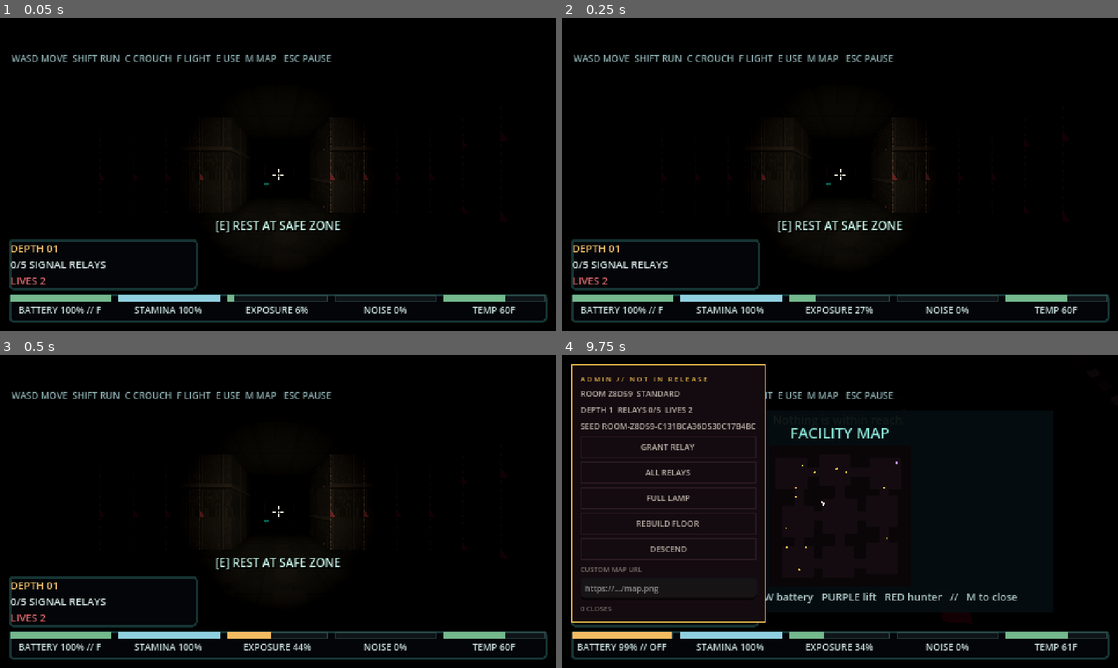
Above: before the commit, frames 1-4 (two rows, left to right).
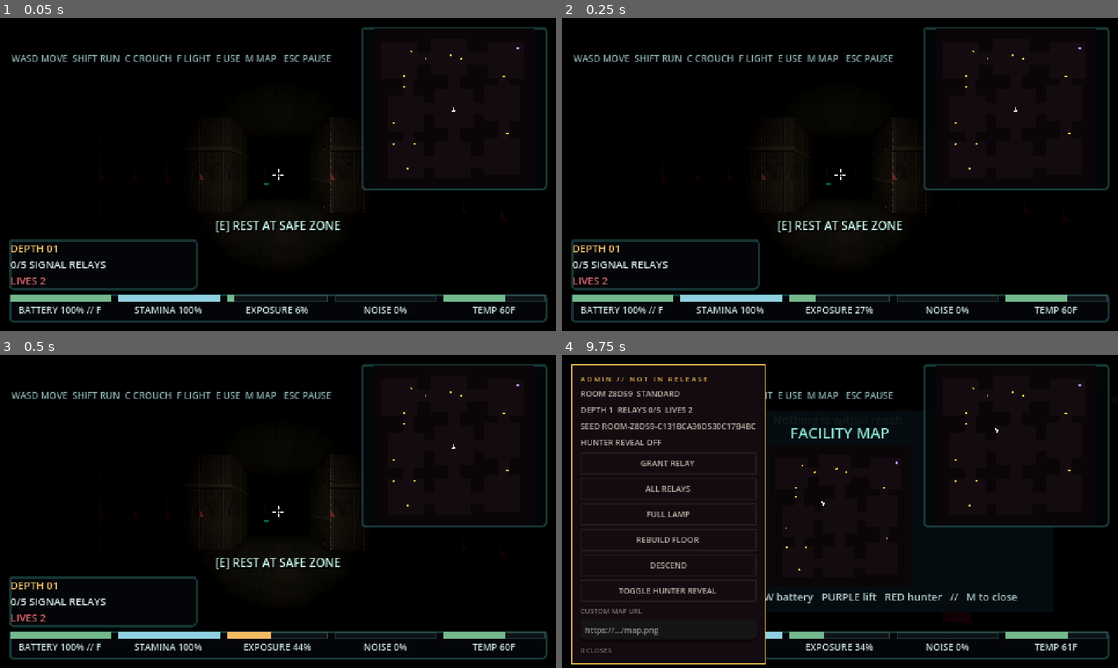
Above: after the commit, the same moments.

Repository: KyttuXD/LastRouteGodot
Game: Godot game, scene res://scenes/main_3d.tscn
Two runs of this game, one before a commit and one after it. Both use one fixed random seed, a clock stepped at 60 frames per second and the inputs below. This scene is started directly instead of the project's main scene.
Inputs (mouse positions are in pixels of both pictures, inside the frame that each line leads up to):
- Up to frame 1 (0.05 s): no input
- Up to frame 2 (0.25 s): no input
- Up to frame 3 (0.5 s): no input
- Up to frame 4 (9.75 s): tap Enter at 0.5, 5, 6.5 s; move the mouse to (867, 511) at 0.52 s; hold C (crouch) 0.53-1.28 s; hold W (move_up) 0.53-5.78 s; click (867, 511) at 0.67 s; move the mouse to (812, 511) at 1.27 s; tap F (flashlight) at 1.35 s; move the mouse to (851, 505) at 2.02 s; hold E (interact) 2.03-2.78 s; move the mouse to (834, 517) at 2.77 s; tap B (office_breaker) at 2.85 s; click (834, 517) at 2.92 s; tap Space at 3.5, 5.75, 8 s; move the mouse to (878, 514) at 3.52 s; tap L (office_desk_light) at 3.6 s; tap M (toggle_map) at 4.15 s; move the mouse to (795, 508) at 4.27 s; tap R (office_radio) at 4.35 s; move the mouse to (845, 511) at 5.02 s; tap Q (office_rear_flash) at 5.1 s; click (845, 511) at 5.17 s; move the mouse to (817, 505) at 5.77 s; hold D (move_right) 5.78-6.53 s; tap N (office_reboot) at 5.85 s; move the mouse to (867, 511) at 6.52 s; hold W (move_up) 6.53-8.78 s; tap V (office_vent) at 6.6 s; move the mouse to (812, 511) at 7.27 s; tap Shift (sprint) at 7.35 s; click (812, 511) at 7.42 s; move the mouse to (851, 505) at 8.02 s; tap 1 at 8.1 s; move the mouse to (834, 517) at 8.77 s; hold A (move_left) 8.78-9.53 s; tap 4 at 8.85 s; move the mouse to (878, 514) at 9.52 s; hold W (move_up) from 9.53 s (still down); tap 0 at 9.6 s; click (878, 514) at 9.67 s

The runs differ from the first frame. In frame 1, 0.8% of the frame differs, in the area x 65-99%, y 2-56%; in frame 2, 0.8%; in frame 3, 0.8%; in frame 4, 4.7%, in the area x 1-99%, y 2-99%.

Commit message:
Add a persistent minimap alongside the full map, and an admin hunter reveal
The facility map used to be fullscreen-only, toggled entirely on/off by
M -- there was no always-on minimap to navigate by, only an all-or-nothing
window. Added a small persistent panel in the HUD's top-right corner
(reusing FacilityMap, already built as a standalone widget) that redraws
every frame regardless of whether the big map is open.

It deliberately never shows hunters, even though the big map does: giving
up peripheral vision to see them is the original's whole trade for reading
the map, and a permanent widget that showed them for free would erase it
outright (this matters concretely for Porcelle, who is invisible in the
room and visible only here). HUD.update_minimap()/update_map() are now two
calls: the minimap always runs, the fullscreen one stays gated on
map_is_open() like before.

main_3d.gd's _map_marks() takes an `include_inactive` flag, wired to a new
"TOGGLE HUNTER REVEAL" admin action -- when on, BOTH maps show every
hunter, active or not (a route hunter still waiting on the relay schedule,
a special still waiting on her own wake condition), which is what "admin
menu should pinpoint all hunters" meant: normal play never sees this,
debugging always can.

Full 14-suite run clean 2x.

Co-Authored-By: Claude Sonnet 5 <noreply@anthropic.com>

Diff:
--- a/scenes/hud.tscn
+++ b/scenes/hud.tscn
@@ -381,3 +381,23 @@
 anchor_bottom = 1.0
 mouse_filter = 2
 script = ExtResource("2_crosshair")
+
+[node name="MinimapPanel" type="PanelContainer" parent="."]
+layout_mode = 1
+anchors_preset = 3
+anchor_left = 1.0
+anchor_top = 0.0
+anchor_right = 1.0
+anchor_bottom = 0.0
+offset_left = -168
+offset_top = 8
+offset_right = -8
+offset_bottom = 148
+grow_horizontal = 0
+theme_override_styles/panel = SubResource("StyleBoxFlat_hud")
+
+[node name="Minimap" type="Control" parent="MinimapPanel"]
+unique_name_in_owner = true
+custom_minimum_size = Vector2(0, 136)
+layout_mode = 2
+script = ExtResource("5_map")
--- a/scripts/validate_admin.gd
+++ b/scripts/validate_admin.gd
@@ -16,6 +16,11 @@
 func _fail(message: String) -> void:
 	print("  FAIL  %s" % message)
 	_failures += 1
+
+
+func _expect(condition: bool, message: String) -> void:
+	if not condition:
+		_fail(message)
 
 
 func run(host: Node) -> int:
@@ -87,6 +92,29 @@
 		if GameState.relays_collected != GameState.relay_target:
 			_fail("ALL RELAYS left %d of %d collected"
 				% [GameState.relays_collected, GameState.relay_target])
+
+		# TOGGLE HUNTER REVEAL: the route hunter starts inactive (she wakes on
+		# the relay schedule), so she is the natural case for "the map won't
+		# show me a hunter who hasn't woken up yet, unless I'm looking with
+		# admin eyes."
+		if scene.hunter_view and scene.hunter_view.brain.active:
+			_fail("setup problem: the route hunter is already active, nothing to reveal")
+		else:
+			var hidden_by_default: Array = scene._map_marks()
+			var revealed: Array = scene._map_marks(true)
+			_expect(hidden_by_default.is_empty(),
+				"an inactive hunter showed up on the map without admin reveal")
+			_expect(revealed.size() == scene.hunter_views.size(),
+				"admin reveal did not surface every hunter, active or not")
+
+			for row in menu._actions:
+				if String(row["label"]) == "TOGGLE HUNTER REVEAL":
+					(row["action"] as Callable).call()
+			_expect(scene._admin_reveal_hunters, "TOGGLE HUNTER REVEAL did not turn reveal on")
+			for row in menu._actions:
+				if String(row["label"]) == "TOGGLE HUNTER REVEAL":
+					(row["action"] as Callable).call()
+			_expect(not scene._admin_reveal_hunters, "TOGGLE HUNTER REVEAL did not turn back off")
 	scene.queue_free()
 	await host.get_tree().process_frame
 
--- a/src/main_3d.gd
+++ b/src/main_3d.gd
@@ -26,6 +26,9 @@
 ## against the right hunter rather than always the route one.
 var capturing_view: HunterView3D
 var _game_over_timer := 0.0
+## Admin-only: shows every hunter on both maps, active or not -- see
+## _map_marks()'s own note on why that distinction exists at all.
+var _admin_reveal_hunters := false
 var _remotes: RemotePlayers
 var _custom_map_request: HTTPRequest
 ## True while a fetch is in flight, so a second admin submission cannot start
@@ -103,9 +106,11 @@
 		observed_depth = GameState.depth
 		_build_floor()
 
+	hud.update_minimap(facility_view.generator, player.grid_position(),
+		player.facing, _map_marks(true) if _admin_reveal_hunters else [])
 	if hud.map_is_open():
 		hud.update_map(facility_view.generator, player.grid_position(),
-			player.facing, _map_marks())
+			player.facing, _map_marks(_admin_reveal_hunters))
 	hud.set_interaction_prompt(player.get_interaction_prompt())
 	_update_hud()
 
@@ -257,11 +262,19 @@
 ## What the map shows. Every ACTIVE hunter, including the ones the room cannot
 ## see -- Porcelle is invisible in the world and appears only here, which is the
 ## whole reason this panel had to become a real map.
-func _map_marks() -> Array:
+##
+## `include_inactive`: the admin menu's "REVEAL HUNTERS" toggle -- a hunter
+## still waiting on the relay schedule (or a special still waiting on her own
+## wake condition) is otherwise invisible to this too, which is right for a
+## normal run and useless for debugging one.
+func _map_marks(include_inactive: bool = false) -> Array:
 	var marks: Array = []
 	for view in hunter_views:
-		if not view.brain.active:
+		if not view.brain.active and not include_inactive:
 			continue
+		# "active" here means "draw this mark" -- inclusion was already
+		# decided above, so every entry that made it into this array wants
+		# to be shown, whether or not the hunter herself is active yet.
 		marks.append({
 			"at": view.brain.position,
 			"name": String(HunterRoster.get_identity(view.brain.hunter_id)["display_name"]),
@@ -438,11 +451,12 @@
 func _build_admin() -> void:
 	AdminMenu.attach(self,
 		func() -> String:
-			return "ROOM %s  %s\nDEPTH %d  RELAYS %d/%d  LIVES %d\nSEED %s" % [
+			return "ROOM %s  %s\nDEPTH %d  RELAYS %d/%d  LIVES %d\nSEED %s\nHUNTER REVEAL %s" % [
 				RoomState.code, RoomState.SCALE_LABELS[RoomState.map_scale],
 				GameState.depth, GameState.relays_collected,
 				GameState.relay_target, GameState.lives_remaining,
-				RoomState.seed_text],
+				RoomState.seed_text,
+				"ON" if _admin_reveal_hunters else "OFF"],
 		[
 			{"label": "GRANT RELAY", "action": func() -> void:
 				GameState.relays_collected = mini(GameState.relay_target,
@@ -453,6 +467,10 @@
 				player.restore_lamp(GameConfig.MAX_LAMP_CHARGE)},
 			{"label": "REBUILD FLOOR", "action": _build_floor},
 			{"label": "DESCEND", "action": func() -> void: GameState.descend()},
+			# Both maps read _admin_reveal_hunters fresh every frame in
+			# _process(), so flipping this needs nothing else to take effect.
+			{"label": "TOGGLE HUNTER REVEAL", "action": func() -> void:
+				_admin_reveal_hunters = not _admin_reveal_hunters},
 		],
 		[
 			{"label": "CUSTOM MAP URL", "placeholder": "https://.../map.png",
--- a/src/ui/hud.gd
+++ b/src/ui/hud.gd
@@ -50,6 +50,7 @@
 @onready var message_label: Label = %MessageLabel
 @onready var map_overlay: Control = %MapOverlay
 @onready var plan: FacilityMap = %Plan
+@onready var minimap: FacilityMap = %Minimap
 @onready var escape_overlay: Control = %EscapeOverlay
 @onready var escape_progress_bar: ProgressBar = %EscapeProgressBar
 @onready var escape_time_bar: ProgressBar = %EscapeTimeBar
@@ -161,11 +162,20 @@
 	map_overlay.visible = not map_overlay.visible
 
 
-## The map is only worth redrawing while somebody is looking at it, and the
-## original charges the same price for reading it: your view of the room.
+## The full map is only worth redrawing while somebody is looking at it, and
+## the original charges the same price for reading it: your view of the
+## room. The minimap has no such gate -- it is always up, which is exactly
+## why it never gets hunter marks the way the full map does (see
+## main_3d.gd's _minimap_marks): giving up peripheral vision for hunter
+## intel is the original's whole trade, and a permanent widget that showed
+## them for free would erase it.
 func map_is_open() -> bool:
 	return map_overlay.visible
 
 
 func update_map(generator: FacilityGenerator, at: Vector2, facing: Vector2, marks: Array) -> void:
 	plan.show_state(generator, at, facing, marks)
+
+
+func update_minimap(generator: FacilityGenerator, at: Vector2, facing: Vector2, marks: Array) -> void:
+	minimap.show_state(generator, at, facing, marks)
